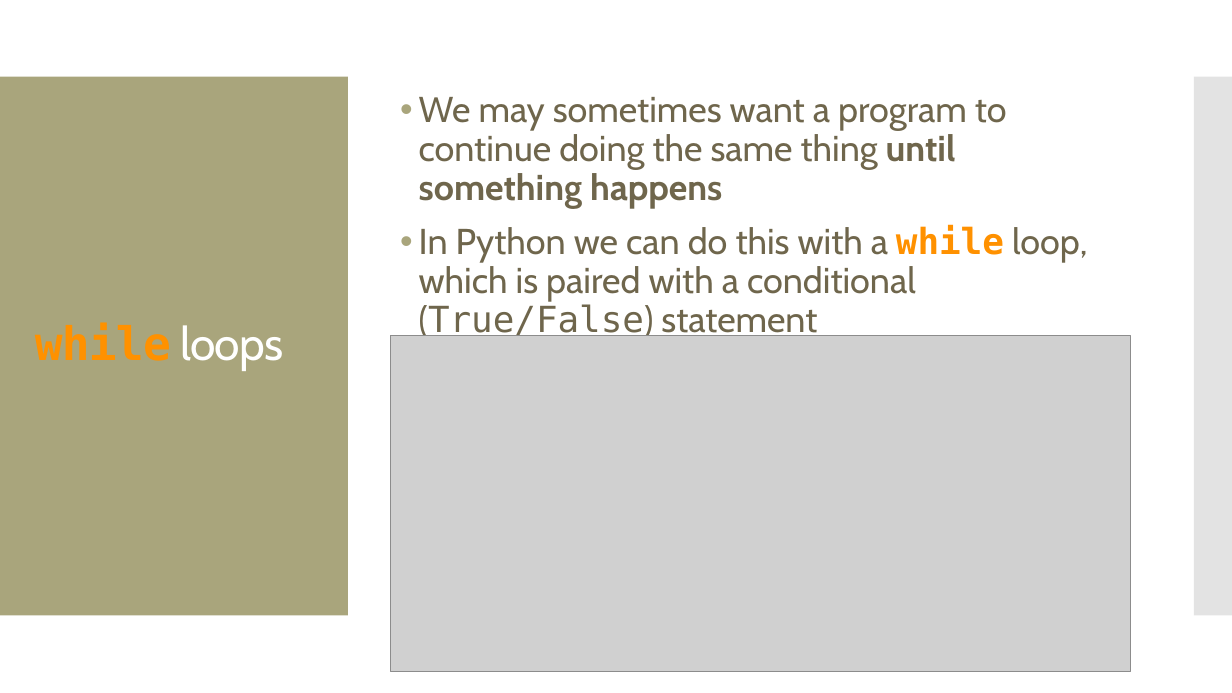
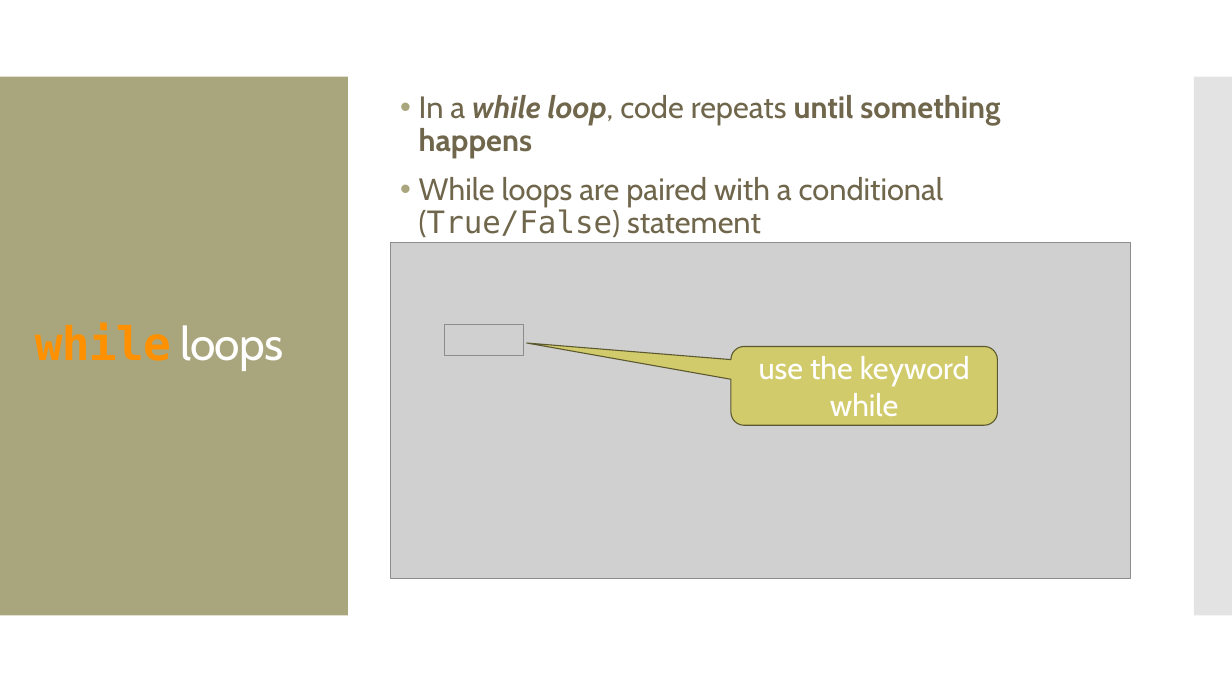
Before and after one commit to amosca01/CAIS117-S24, a slide deck: slide 9 of slides/16-while-loops.pptx (slide 20 before the commit). Drawn at 1232x693 pixels with LibreOffice and Linux fonts; fonts in the diff are those of the drawing; grey boxes stand for pictures. Boxes give left, top, right and bottom in pixels: in the first picture for what was removed or moved away, otherwise in the second. Text is boxed around its words. In the diff, an @@ line names an element or a change of style, - is before the commit and + after.

```diff
--- a/slides/16-while-loops.pptx
+++ b/slides/16-while-loops.pptx
@@ text at (419, 95, 1000, 237): text changed; size 28 to 24 pt @@
-• We may sometimes want a program to continue doing the same thing until something happens
-• In Python we can do this with a while loop, which is paired with a conditional (True/False) statement
+• In a while loop, code repeats until something happens
+• While loops are paired with a conditional (True/False) statement
@@ picture: place and size @@
-picture at (391, 335, 1130, 672)
+picture at (391, 243, 1130, 579)
@@ picture added at (445, 324, 524, 355) @@
@@ rounded speech box added at (731, 347, 997, 425), fill #D2CB6C, outline #5C592F 0.85 pt, 24 pt, text #FFFFFF @@
+use the keyword while
```
Also in this commit, not shown: 4 other slides changed, 31 slides added, 15 slides removed, 15 other files.
